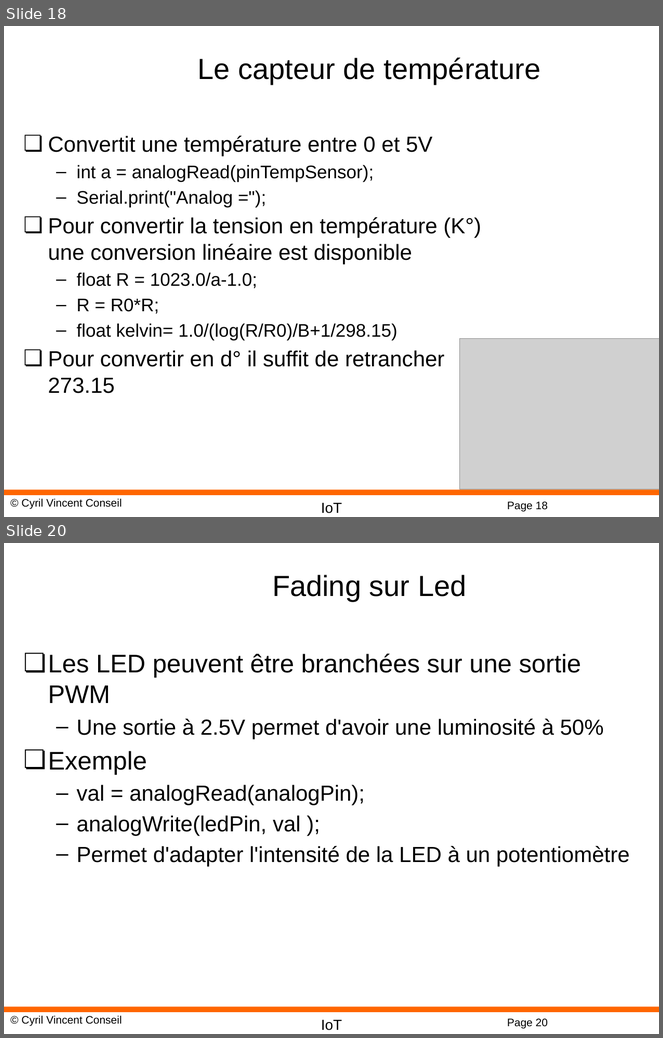
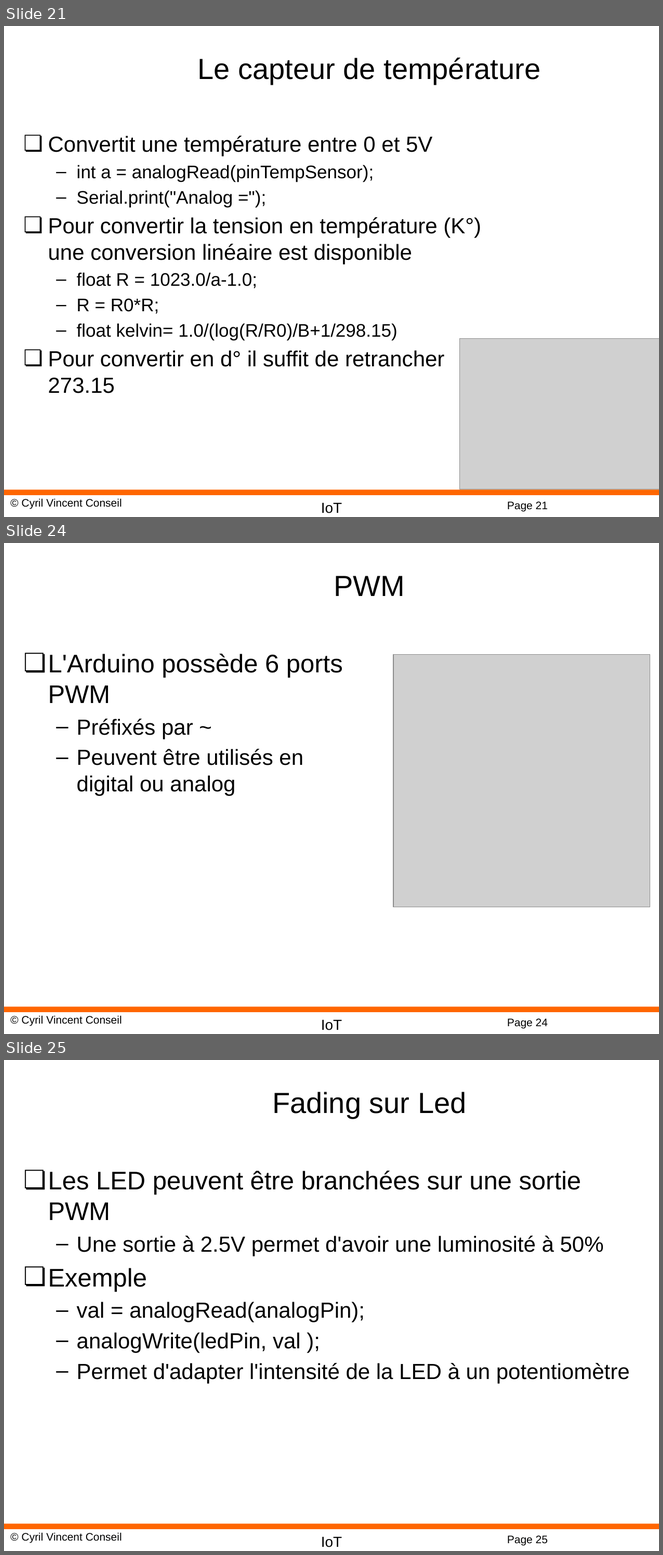
Before and after one commit to cyrilvincent/IoT, a slide deck: ppt/IoT05-ArduinoDev.pptx. Shown one above the other, each under a label of ours: slides 18 and 20 before the commit, slides 21, 24 and 25 after it; the slides between them are not shown. The pictures are 663x1038 and 663x1555 pixels, drawn with LibreOffice and Linux fonts; fonts in the diff are those of the drawing; grey boxes stand for pictures; background and template pictures are left out. Boxes give left, top, right and bottom in pixels: in the first picture for what was removed or moved away, otherwise in the second. Text is boxed around its words. In the diff, an @@ line names an element or a change of style, - is before the commit and + after.

```diff
--- a/ppt/IoT05-ArduinoDev.pptx
+++ b/ppt/IoT05-ArduinoDev.pptx
@@ slide 24 added at bbox=[4, 543, 659, 1034], background #FFFFFF; not listed: 4 template elements that a slide beside it also shows @@
@@ title added at bbox=[334, 576, 405, 596], 32 pt, text #000000 @@
+PWM
@@ text added at bbox=[48, 654, 343, 796], 24 pt, text #000000 @@
+❏ L'Arduino possède 6 ports PWM
+  – Préfixés par ~
+  – Peuvent être utilisés en digital ou analog
@@ picture added at bbox=[394, 654, 651, 908] @@
@@ what was slide 18 is now slide 21 @@
@@ page number at bbox=[507, 502, 548, 512]: text changed @@
-Page 18
+Page 21
@@ what was slide 20 is now slide 25 @@
@@ page number at bbox=[507, 1536, 548, 1546]: text changed @@
-Page 20
+Page 25
```
Also in this commit, not shown: 4 slides changed, 7 other slides added, 5 slides removed, 14 other files.
